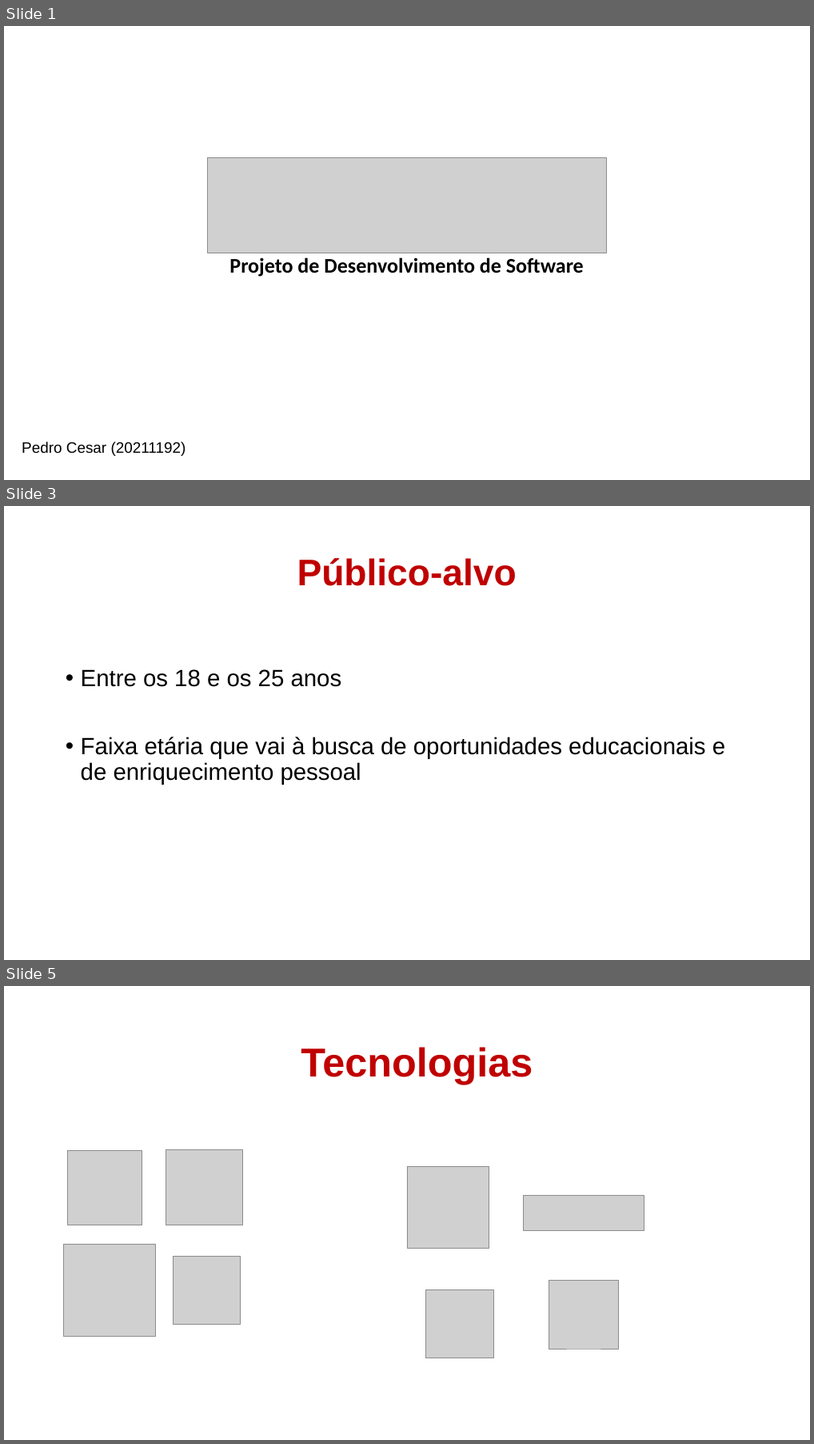
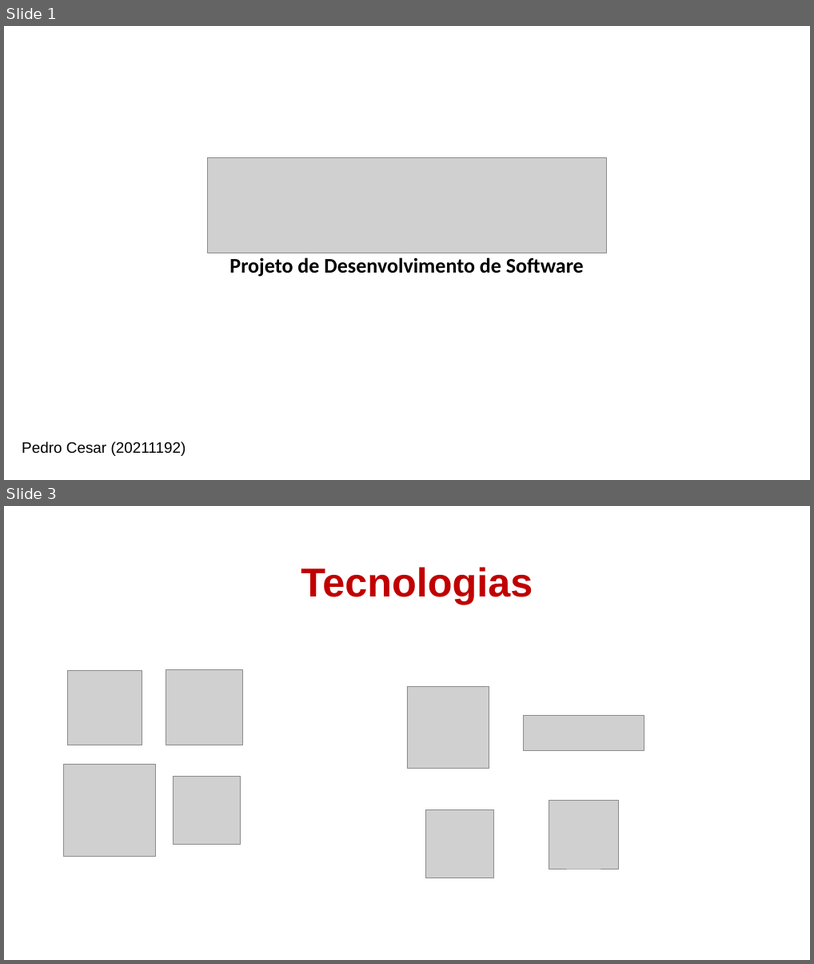
Before and after one commit to yxngczsr/easyerasmus, a slide deck: docs/ApresentaçãoFinal.pptx. Shown one above the other, each under a label of ours: slides 1, 3 and 5 before the commit, slides 1 and 3 after it; the slides between them are not shown. The pictures are 814x1444 and 814x964 pixels, drawn with LibreOffice and Linux fonts; fonts in the diff are those of the drawing; grey boxes stand for pictures. Boxes give left, top, right and bottom in pixels: in the first picture for what was removed or moved away, otherwise in the second. Text is boxed around its words. In the diff, an @@ line names an element or a change of style, - is before the commit and + after.

```diff
--- a/docs/ApresentaçãoFinal.pptx
+++ b/docs/ApresentaçãoFinal.pptx
@@ slide 3 removed at (4, 506, 810, 960), background #FFFFFF @@
@@ title removed at (298, 558, 517, 586) @@
-Público-alvo
@@ text removed at (81, 669, 726, 784) @@
-• Entre os 18 e os 25 anos
-• Faixa etária que vai à busca de oportunidades educacionais e de enriquecimento pessoal
@@ what was slide 5 is now slide 3 @@
```
Also in this commit, not shown: 2 slides changed, 1 other slide removed, 7 other files.
